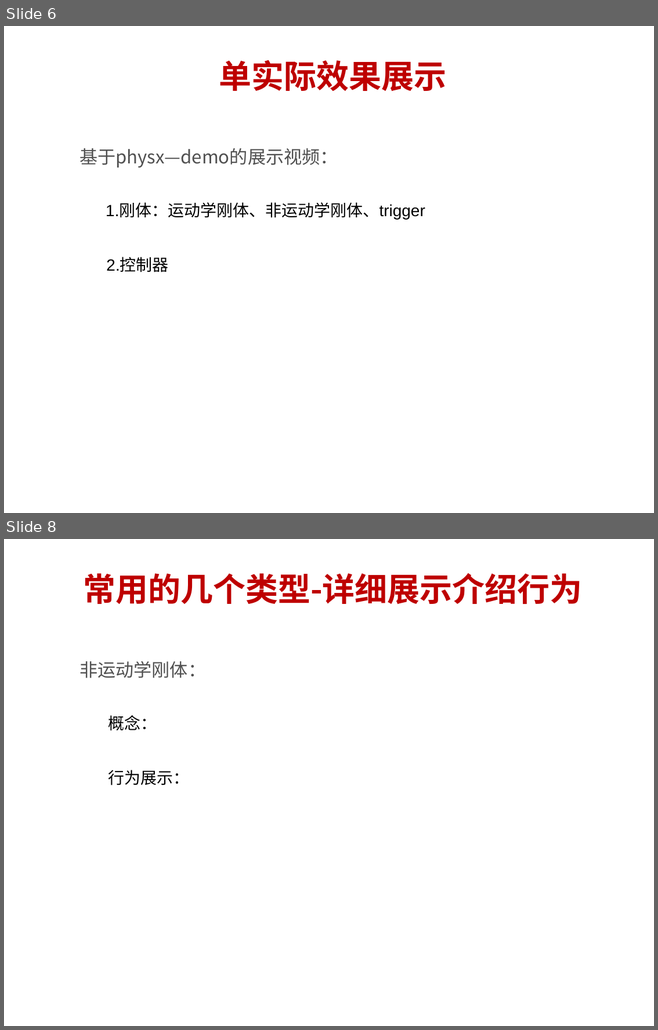
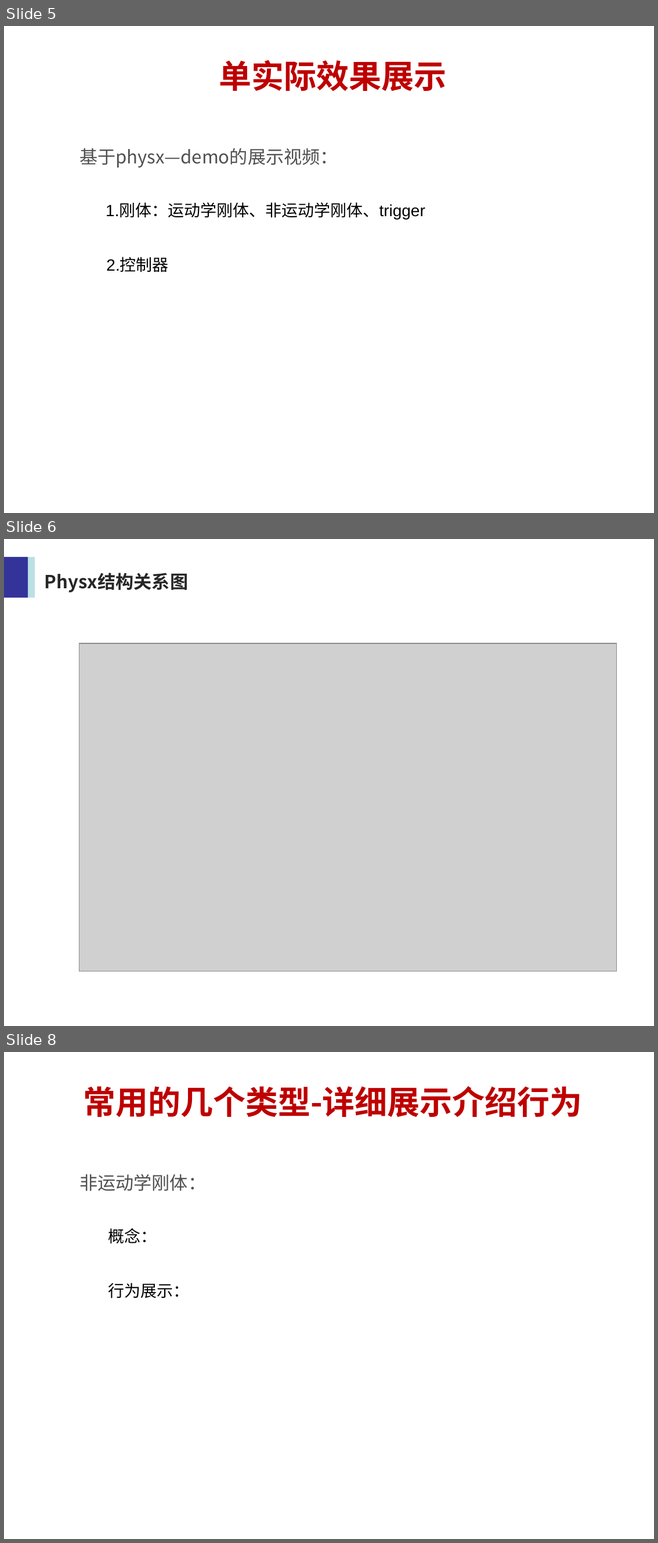
Before and after one commit to abcdls0905/PanaEngine, a slide deck: 备份.ppt. Shown one above the other, each under a label of ours: slides 6 and 8 before the commit, slides 5, 6 and 8 after it; the slides between them are not shown. The pictures are 658x1030 and 658x1543 pixels, drawn with LibreOffice and Linux fonts; fonts in the diff are those of the drawing; grey boxes stand for pictures. Boxes give left, top, right and bottom in pixels: in the first picture for what was removed or moved away, otherwise in the second. Text is boxed around its words. In the diff, an @@ line names an element or a change of style, - is before the commit and + after.

```diff
--- a/备份.ppt
+++ b/备份.ppt
@@ slide 6 added at [4, 539, 654, 1026], background #FFFFFF @@
@@ rectangle added at [4, 557, 28, 598], fill #333399 @@
@@ rectangle added at [28, 557, 35, 598], fill #BBE0E3 @@
@@ text added at [45, 573, 188, 592], 20 pt, text #262626, bold @@
+Physx结构关系图
@@ picture added at [79, 643, 616, 972] @@
@@ what was slide 6 is now slide 5 @@
```
Also in this commit, not shown: 3 slides changed, 1 other slide added, 2 slides removed.
